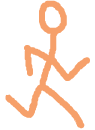
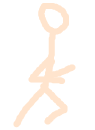
Layered file, before and after one edit (95 x 130). Changes by layer:
painted on "Background" over [5, 0, 90, 129]
